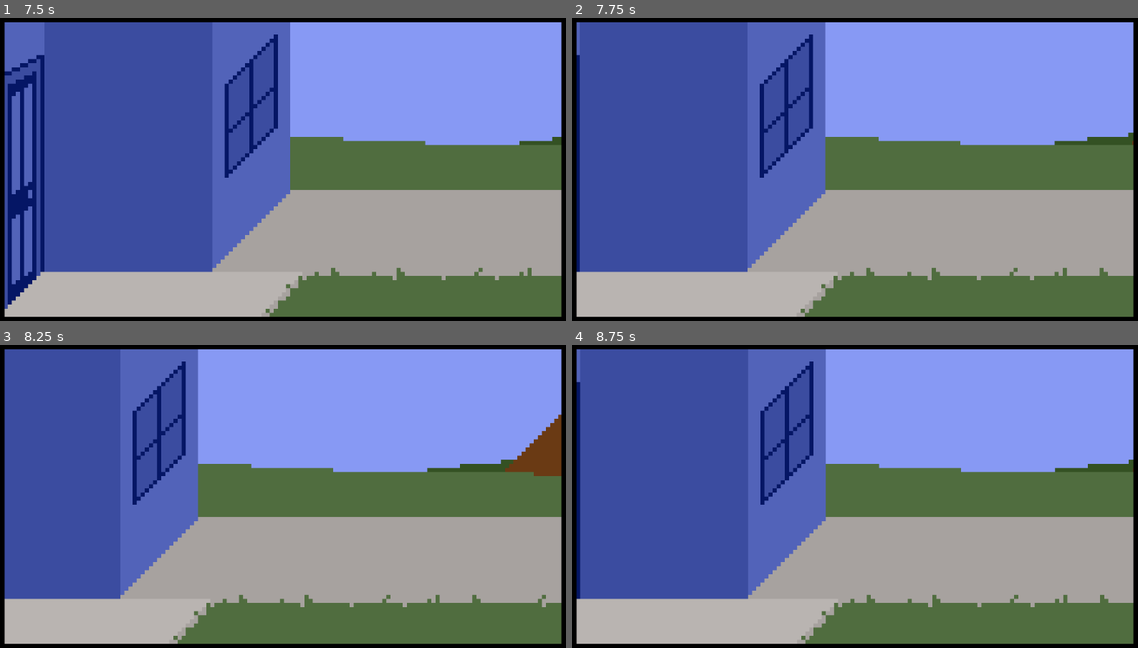
Above: before the commit, frames 1-4 (two rows, left to right).
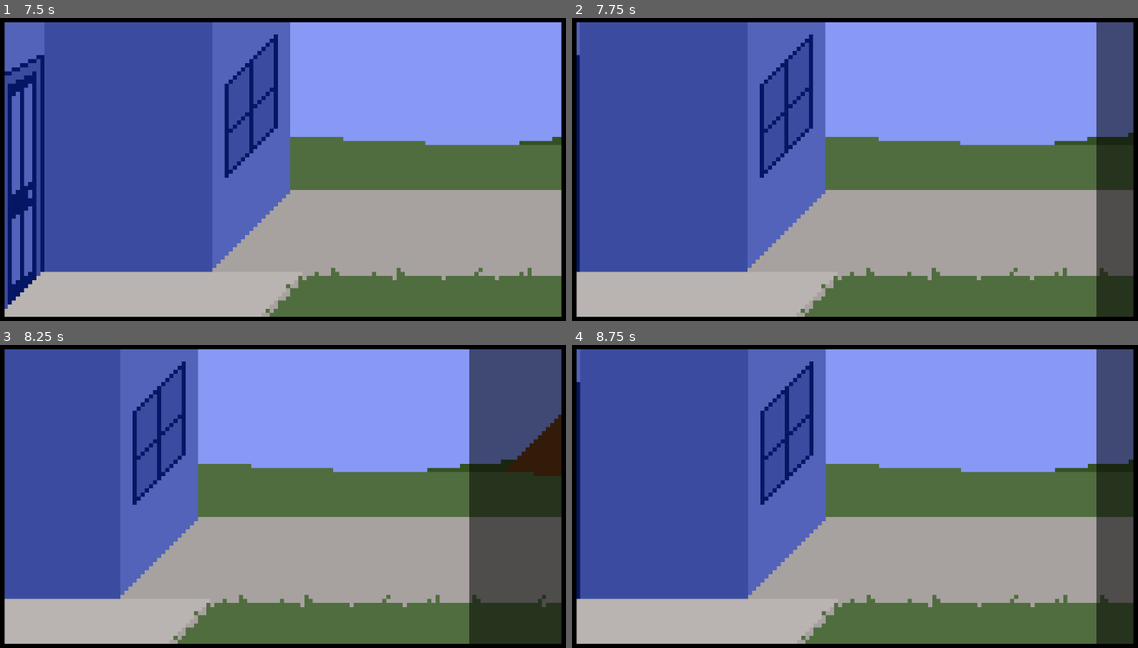
Above: after the commit, the same moments.

Repository: lthammond/CS315-midterm-Halfway_There
Game: Godot game, scene res://src/FrontYard.tscn
The game is run twice, just before and just after one commit, with the same random seed, the same clock (stepped at 60 frames per second) and the same inputs. This scene is started directly instead of the project's main scene.
Inputs:
- Up to frame 1 (7.5 s): tap Enter at 0.5, 2, 3.5 s; hold Up (interact) 0.53-1.28 s; hold Right (move_right) 0.53-2.03 s; tap Space at 1.25, 2.75, 4.25 s; tap Up (interact) every 1.5 s from 1.35 to 7.35 s; hold Up (interact) 2.03-2.78 s; hold Left (move_left) 2.03-4.28 s; hold Up (interact) 3.53-4.28 s; hold Right (move_right) from 4.28 s (still down); hold Up (interact) 5.03-5.78 s; hold Up (interact) 6.53-7.28 s
- Up to frame 2 (7.75 s): keep holding Right (move_right)
- Up to frame 3 (8.25 s): release Right (move_right) at 8.03 s; hold Left (move_left) from 8.03 s (still down); hold Up (interact) from 8.03 s (still down)
- Up to frame 4 (8.75 s): keep holding Left (move_left); keep holding Up (interact)

Frame 1 is identical in both runs. In frame 2, 6.4% of the frame differs, in the area x 92-100%, y 1-99%; in frame 3, 16%, in the area x 82-100%, y 1-99%; in frame 4, 6.4%.

Commit message:
Update interactables

Diff:
--- a/project/src/Bedroom.tscn
+++ b/project/src/Bedroom.tscn
@@ -190,7 +190,7 @@
 position = Vector2( 257.565, 418.749 )
 
 [node name="Calendar" parent="." instance=ExtResource( 6 )]
-position = Vector2( 903.687, 375.09 )
+position = Vector2( 903.687, 374.341 )
 
 [node name="Interaction" type="Node2D" parent="Calendar"]
 
--- a/project/src/FrontYard.tscn
+++ b/project/src/FrontYard.tscn
@@ -33,7 +33,7 @@
 tracks/1/enabled = true
 tracks/1/keys = {
 "times": PoolRealArray( 0, 1, 2.5 ),
-"transitions": PoolRealArray( 1, 1, 1 ),
+"transitions": PoolRealArray( 2.46229, 0.378929, 1 ),
 "update": 0,
 "values": [ Vector2( -356.869, 318.498 ), Vector2( -356.869, 318.498 ), Vector2( -356.869, -172.586 ) ]
 }
@@ -141,7 +141,7 @@
 margin_top = -515.407
 margin_right = 234.909
 margin_bottom = 167.593
-color = Color( 0, 0, 0, 0 )
+color = Color( 0, 0, 0, 0.52549 )
 __meta__ = {
 "_edit_use_anchors_": false
 }
@@ -151,7 +151,7 @@
 anims/Fade_light = SubResource( 2 )
 
 [node name="PackageSprite" type="Sprite" parent="Mailbox/Interaction"]
-position = Vector2( -356.869, 318.498 )
+position = Vector2( -356.869, -172.586 )
 scale = Vector2( 8, 8 )
 texture = ExtResource( 7 )
 
--- a/project/src/Hallway.gd
+++ b/project/src/Hallway.gd
@@ -9,3 +9,13 @@
 	if !GlobalDialogVariables.hallwayTextRead:
 		$HUD/Dialog/HallwayTextLabel.show()
 		GlobalDialogVariables.hallwayTextRead = true
+
+
+func _on_CardCollection_start_interaction():
+	$CardCollection/Interaction/AnimationPlayer.play("Fade_Dark")
+	yield(get_tree().create_timer(5), "timeout")
+	$CardCollection/Interaction/AnimationPlayer.play("Raise_binder")
+	yield(get_tree().create_timer(7), "timeout")
+	$CardCollection/Interaction/AnimationPlayer.play("Fade_light")
+	yield(get_tree().create_timer(6), "timeout")
+	$HUD/Dialog/InteractionDialoge3.hide()
--- a/project/src/Hallway.tscn
+++ b/project/src/Hallway.tscn
@@ -6,8 +6,143 @@
 [ext_resource path="res://src/Hallway.gd" type="Script" id=4]
 [ext_resource path="res://assets/fonts/PressStart2P-Regular.ttf" type="DynamicFontData" id=5]
 [ext_resource path="res://src/HUD.tscn" type="PackedScene" id=6]
+[ext_resource path="res://src/Interactable.tscn" type="PackedScene" id=7]
+[ext_resource path="res://assets/sprites/tradingCardBinder.png" type="Texture" id=8]
+
+[sub_resource type="Animation" id=2]
+resource_name = "Fade_Dark"
+tracks/0/type = "value"
+tracks/0/path = NodePath("ColorRect:color")
+tracks/0/interp = 1
+tracks/0/loop_wrap = true
+tracks/0/imported = false
+tracks/0/enabled = true
+tracks/0/keys = {
+"times": PoolRealArray( 0, 0.8 ),
+"transitions": PoolRealArray( 1, 1 ),
+"update": 0,
+"values": [ Color( 0, 0, 0, 0 ), Color( 0, 0, 0, 0.52549 ) ]
+}
+tracks/1/type = "method"
+tracks/1/path = NodePath("../../HUD/Dialog/InteractionDialog1")
+tracks/1/interp = 1
+tracks/1/loop_wrap = true
+tracks/1/imported = false
+tracks/1/enabled = true
+tracks/1/keys = {
+"times": PoolRealArray( 1 ),
+"transitions": PoolRealArray( 1 ),
+"values": [ {
+"args": [  ],
+"method": "show"
+} ]
+}
+
+[sub_resource type="Animation" id=3]
+resource_name = "Fade_light"
+length = 2.5
+tracks/0/type = "value"
+tracks/0/path = NodePath("ColorRect:color")
+tracks/0/interp = 1
+tracks/0/loop_wrap = true
+tracks/0/imported = false
+tracks/0/enabled = true
+tracks/0/keys = {
+"times": PoolRealArray( 0, 1.5, 2.3 ),
+"transitions": PoolRealArray( 1, 1, 1 ),
+"update": 0,
+"values": [ Color( 0, 0, 0, 0.52549 ), Color( 0, 0, 0, 0.52549 ), Color( 0, 0, 0, 0 ) ]
+}
+tracks/1/type = "value"
+tracks/1/path = NodePath("TradingCardsSprite:position")
+tracks/1/interp = 1
+tracks/1/loop_wrap = true
+tracks/1/imported = false
+tracks/1/enabled = true
+tracks/1/keys = {
+"times": PoolRealArray( 0, 1.5 ),
+"transitions": PoolRealArray( 1, 1 ),
+"update": 0,
+"values": [ Vector2( 374.174, -169.42 ), Vector2( 374.174, 325.17 ) ]
+}
+tracks/2/type = "method"
+tracks/2/path = NodePath("../../HUD/Dialog/InteractionDialoge2")
+tracks/2/interp = 1
+tracks/2/loop_wrap = true
+tracks/2/imported = false
+tracks/2/enabled = true
+tracks/2/keys = {
+"times": PoolRealArray( 0 ),
+"transitions": PoolRealArray( 1 ),
+"values": [ {
+"args": [  ],
+"method": "hide"
+} ]
+}
+tracks/3/type = "method"
+tracks/3/path = NodePath("../../HUD/Dialog/InteractionDialoge3")
+tracks/3/interp = 1
+tracks/3/loop_wrap = true
+tracks/3/imported = false
+tracks/3/enabled = true
+tracks/3/keys = {
+"times": PoolRealArray( 2.3 ),
+"transitions": PoolRealArray( 1 ),
+"values": [ {
+"args": [  ],
+"method": "show"
+} ]
+}
+
+[sub_resource type="Animation" id=4]
+resource_name = "Raise_binder"
+length = 2.0
+tracks/0/type = "value"
+tracks/0/path = NodePath("TradingCardsSprite:position")
+tracks/0/interp = 1
+tracks/0/loop_wrap = true
+tracks/0/imported = false
+tracks/0/enabled = true
+tracks/0/keys = {
+"times": PoolRealArray( 0, 2 ),
+"transitions": PoolRealArray( 1.56917, 0.435275 ),
+"update": 0,
+"values": [ Vector2( 374.174, 304.404 ), Vector2( 374.174, -169.42 ) ]
+}
+tracks/1/type = "method"
+tracks/1/path = NodePath("../../HUD/Dialog/InteractionDialoge2")
+tracks/1/interp = 1
+tracks/1/loop_wrap = true
+tracks/1/imported = false
+tracks/1/enabled = true
+tracks/1/keys = {
+"times": PoolRealArray( 2 ),
+"transitions": PoolRealArray( 1 ),
+"values": [ {
+"args": [  ],
+"method": "show"
+} ]
+}
+tracks/2/type = "method"
+tracks/2/path = NodePath("../../HUD/Dialog/InteractionDialog1")
+tracks/2/interp = 1
+tracks/2/loop_wrap = true
+tracks/2/imported = false
+tracks/2/enabled = true
+tracks/2/keys = {
+"times": PoolRealArray( 0 ),
+"transitions": PoolRealArray( 1 ),
+"values": [ {
+"args": [  ],
+"method": "hide"
+} ]
+}
 
 [sub_resource type="DynamicFont" id=1]
+size = 21
+font_data = ExtResource( 5 )
+
+[sub_resource type="DynamicFont" id=5]
 size = 21
 font_data = ExtResource( 5 )
 
@@ -23,7 +158,7 @@
 
 [node name="CollisionShape2D" type="CollisionPolygon2D" parent="Bounds"]
 position = Vector2( 289.988, 622.226 )
-polygon = PoolVector2Array( -290, 18, -290, -622, -258, -622, -258, -14.25, 1950, -14.25, 1950, -622, 1973, -622, 1973, 15.852 )
+polygon = PoolVector2Array( -290, 18, -290, -622, -130, -622, -130, -14.25, 1950, -14.25, 1950, -622, 1973, -622, 1973, 15.852 )
 
 [node name="BedroomDoor" parent="." instance=ExtResource( 2 )]
 position = Vector2( 1836, 340 )
@@ -47,6 +182,31 @@
 limit_bottom = 640
 smoothing_enabled = true
 
+[node name="CardCollection" parent="." instance=ExtResource( 7 )]
+position = Vector2( 188.821, 521.584 )
+
+[node name="Interaction" type="Node2D" parent="CardCollection"]
+
+[node name="ColorRect" type="ColorRect" parent="CardCollection/Interaction"]
+margin_left = -198.942
+margin_top = -542.953
+margin_right = 968.058
+margin_bottom = 140.047
+color = Color( 0, 0, 0, 0 )
+__meta__ = {
+"_edit_use_anchors_": false
+}
+
+[node name="AnimationPlayer" type="AnimationPlayer" parent="CardCollection/Interaction"]
+anims/Fade_Dark = SubResource( 2 )
+anims/Fade_light = SubResource( 3 )
+anims/Raise_binder = SubResource( 4 )
+
+[node name="TradingCardsSprite" type="Sprite" parent="CardCollection/Interaction"]
+position = Vector2( 374.174, 304.404 )
+scale = Vector2( 8, 8 )
+texture = ExtResource( 8 )
+
 [node name="HUD" parent="." instance=ExtResource( 6 )]
 
 [node name="Dialog" type="Control" parent="HUD"]
@@ -68,3 +228,40 @@
 __meta__ = {
 "_edit_use_anchors_": false
 }
+
+[node name="InteractionDialog1" type="RichTextLabel" parent="HUD/Dialog"]
+visible = false
+margin_left = -3.39461
+margin_top = 0.236214
+margin_right = 878.336
+margin_bottom = 52.3617
+custom_fonts/normal_font = SubResource( 5 )
+bbcode_text = "I can't wait to open all the packs and finally finish my collection!"
+text = "I can't wait to open all the packs and finally finish my collection!"
+__meta__ = {
+"_edit_use_anchors_": false
+}
+
+[node name="InteractionDialoge2" type="RichTextLabel" parent="HUD/Dialog"]
+visible = false
+margin_right = 881.731
+margin_bottom = 52.1255
+custom_fonts/normal_font = SubResource( 1 )
+bbcode_text = "WHAT?! There were so many duplicates  that I only got half of the collection!"
+text = "WHAT?! There were so many duplicates  that I only got half of the collection!"
+__meta__ = {
+"_edit_use_anchors_": false
+}
+
+[node name="InteractionDialoge3" type="RichTextLabel" parent="HUD/Dialog"]
+visible = false
+margin_right = 881.731
+margin_bottom = 52.1255
+custom_fonts/normal_font = SubResource( 1 )
+bbcode_text = "Oh well. I guess I should go to my office and check my computer for updates."
+text = "Oh well. I guess I should go to my office and check my computer for updates."
+__meta__ = {
+"_edit_use_anchors_": false
+}
+
+[connection signal="start_interaction" from="CardCollection" to="." method="_on_CardCollection_start_interaction"]
Not shown, added: project/assets/sprites/tradingCardBinder.png.import
Not shown: 1 places in project/src/Hallway.tscn that only renumber resources
